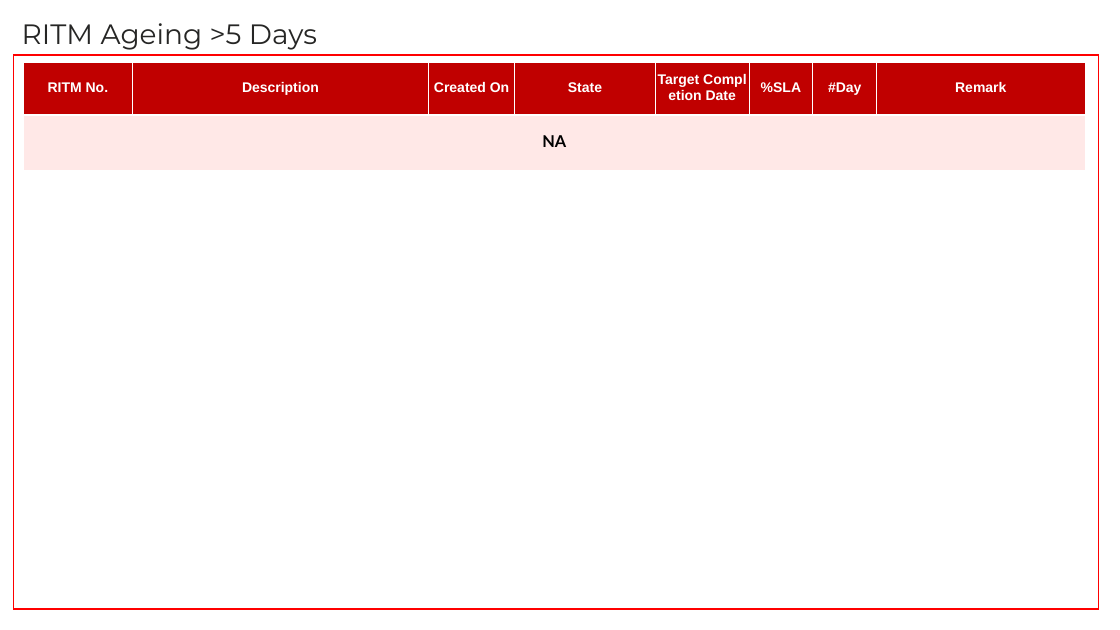
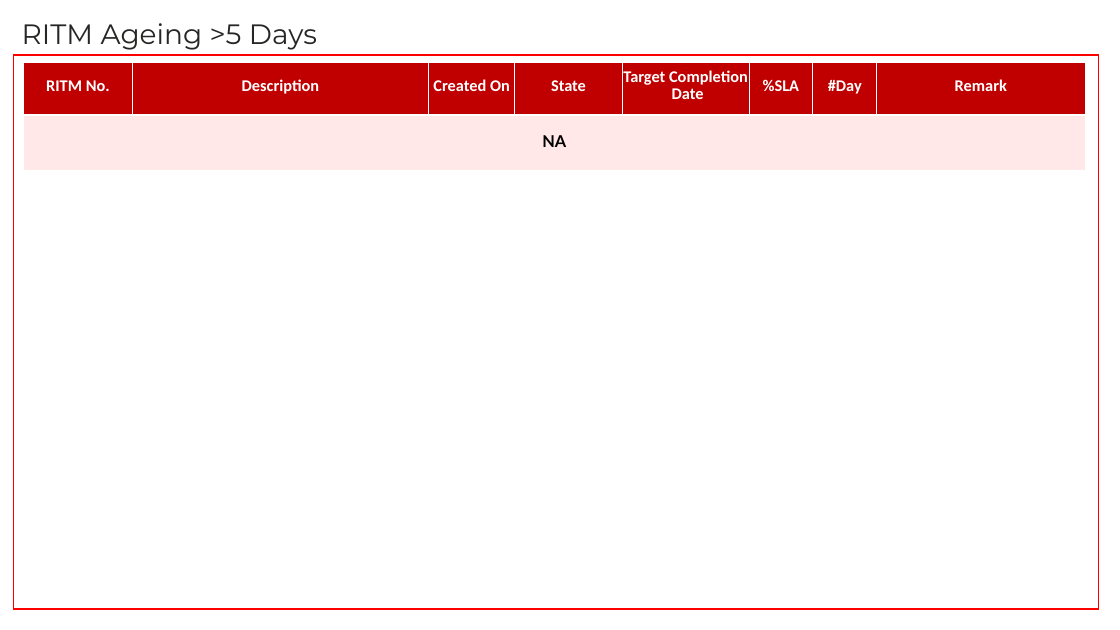
Before and after one commit to Ashu-tosh-Padhi/AshutoshPortfolio, a slide deck: slide 18 of OMEGA Azure(PaaS&SaaS) Module Meeting_03 Mar'26.pptx. Drawn at 1120x630 pixels with LibreOffice and Linux fonts; fonts in the diff are those of the drawing. Boxes give left, top, right and bottom in pixels: in the first picture for what was removed or moved away, otherwise in the second. Text is boxed around its words. In the diff, an @@ line names an element or a change of style, - is before the commit and + after.

```diff
--- a/OMEGA Azure(PaaS&SaaS) Module Meeting_03 Mar'26.pptx
+++ b/OMEGA Azure(PaaS&SaaS) Module Meeting_03 Mar'26.pptx
@@ table at <box>24,63,1086,171</box> @@
@@ size 12 to 14 pt, font Arial to Calibri @@
```
Also in this commit, not shown: 13 other slides changed.
